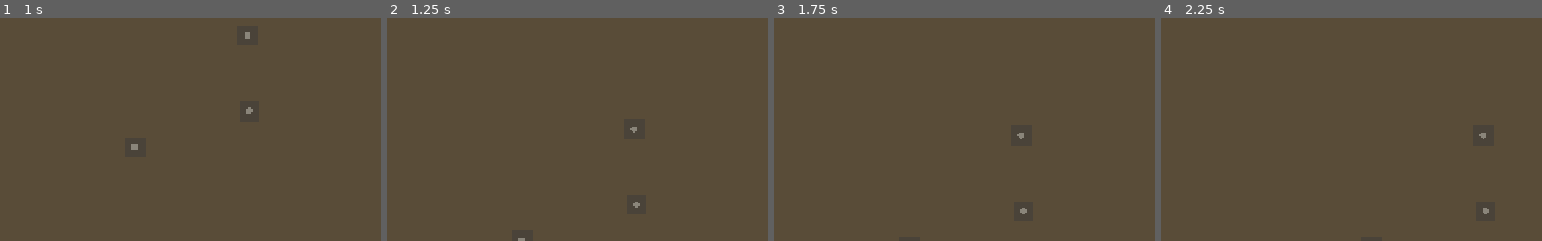
Above: before the commit, frames 1-4 (left to right).
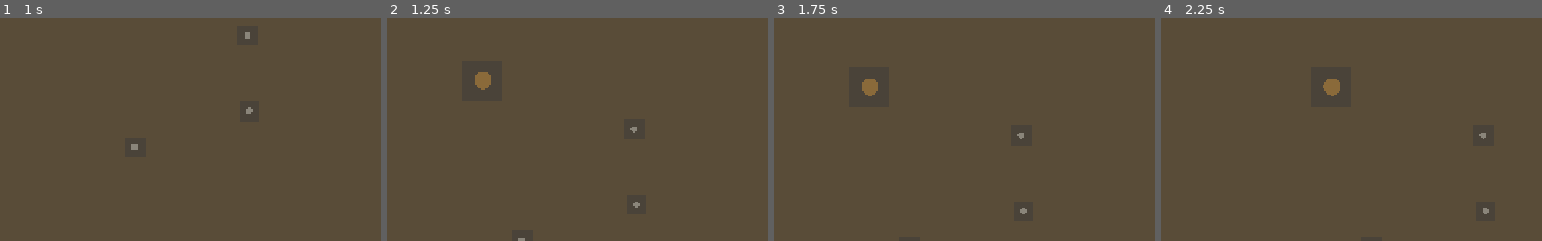
Above: after the commit, the same moments.

Repository: BeefSix/Carrion
Game: Godot game, scene res://scenes/Main.tscn
Two runs of this game, one before a commit and one after it. Both use one fixed random seed, a clock stepped at 60 frames per second and the inputs below.
Inputs (mouse positions are % of the whole screen's width and height, from its top left):
- Up to frame 1 (1 s): tap Enter at 0.5 s; move the mouse to (47, 71) at 0.52 s; hold W from 0.53 s (still down); click (47, 71) at 0.67 s
- Up to frame 2 (1.25 s): keep holding W
- Up to frame 3 (1.75 s): release W at 1.25 s; tap Space at 1.25 s; drag from (84, 66) to (47, 71) at 1.27 s
- Up to frame 4 (2.25 s): move the mouse to (21, 35) at 2.02 s; hold A from 2.03 s (still down)
The pictures show only the part of the screen within x 40-90%, y 0-50%; the shares and areas given below are measured in that part.

Frame 1 is identical in both runs. In frame 2, 0.3% of the frame differs, in the area x 23-28%, y 24-33%; in frame 3, 0.3%; in frame 4, 0.3%.

Commit message:
W3 begin: Tribal Camp + Walker gatherer (steps 23-24)
The Tribal side of the asymmetric thesis. Walker is what Looter is NOT: peaceful, zombie-immune, silent, slower.

Walker (faction=TRIBAL):
- HP 30, speed 80 px/s (vs Looter's 60/96)
- No magnum, no hunt, no avoidance, no flee
- Loots at 0 noise (Looter is 25/trip)
- Auto-finds nearest non-empty Lootable on idle, gathers, returns to nearest Tribal Camp
- Zombies ignore them automatically (Shambler's _update_target already filters faction == TRIBAL per W2S1-3)
- Right-click Lootable still works as explicit gather command

Tribal Camp:
- Same structural body as CommandPost but ochre faction icon (PALETTE_TRIBAL)
- One action: Build Walker (50 Salvage, 20s)
- Same production queue pattern as CP, simplified to int counter (only one unit type for now)

Both factions placed on the same map for side-by-side testing:
- CommandPost at (1280, 1280) center
- TribalCamp at (1280, 600) above

Salvage pool is shared - the faction picker (W3 step 30) will gate this properly later. For now you can play both side by side.

Asymmetric thesis test: Looter cycle is "kill zombies for salvage, return, repeat" (combat-coupled). Walker cycle is "walk to building, gather, return, repeat" (pure economy). With zombie-immunity, Tribal gathering should feel meditative compared to Military's tense extraction. That's the W3 feel checkpoint.

Co-Authored-By: Claude Opus 4.7 <noreply@anthropic.com>

Diff:
--- a/scenes/Main.tscn
+++ b/scenes/Main.tscn
@@ -6,6 +6,7 @@
 [ext_resource type="PackedScene" path="res://scenes/HUD.tscn" id="4_hud"]
 [ext_resource type="PackedScene" path="res://scenes/buildings/CommandPost.tscn" id="5_cp"]
 [ext_resource type="Script" path="res://scripts/NoiseField.gd" id="7_noise"]
+[ext_resource type="PackedScene" path="res://scenes/buildings/TribalCamp.tscn" id="8_tc"]
 
 [sub_resource type="NavigationPolygon" id="NavigationPolygon_main"]
 vertices = PackedVector2Array(0, 0, 2560, 0, 2560, 2560, 0, 2560)
@@ -38,6 +39,9 @@
 [node name="CommandPost" parent="." instance=ExtResource("5_cp")]
 position = Vector2(1280, 1280)
 
+[node name="TribalCamp" parent="." instance=ExtResource("8_tc")]
+position = Vector2(1280, 600)
+
 [node name="NoiseField" type="Node2D" parent="."]
 script = ExtResource("7_noise")
 
--- /dev/null
+++ b/scenes/buildings/TribalCamp.tscn
@@ -0,0 +1,16 @@
+[gd_scene load_steps=4 format=3]
+
+[ext_resource type="Script" path="res://scripts/TribalCamp.gd" id="1_tc"]
+[ext_resource type="PackedScene" path="res://scenes/units/Walker.tscn" id="2_walker"]
+
+[sub_resource type="RectangleShape2D" id="RectangleShape2D_tc"]
+size = Vector2(64, 64)
+
+[node name="TribalCamp" type="StaticBody2D" groups=["buildings"]]
+script = ExtResource("1_tc")
+body_color = Color(0.29, 0.263, 0.224, 1)
+size_pixels = Vector2(64, 64)
+walker_scene = ExtResource("2_walker")
+
+[node name="CollisionShape" type="CollisionShape2D" parent="."]
+shape = SubResource("RectangleShape2D_tc")
--- /dev/null
+++ b/scenes/units/Walker.tscn
@@ -0,0 +1,22 @@
+[gd_scene load_steps=3 format=3]
+
+[ext_resource type="Script" path="res://scripts/Walker.gd" id="1_walker"]
+
+[sub_resource type="RectangleShape2D" id="RectangleShape2D_walker"]
+size = Vector2(18, 18)
+
+[node name="Walker" type="CharacterBody2D" groups=["units", "player_units"]]
+script = ExtResource("1_walker")
+faction = 1
+max_hp = 30
+move_speed = 80.0
+body_color = Color(0.541, 0.416, 0.227, 1)
+size_px = 18
+
+[node name="CollisionShape" type="CollisionShape2D" parent="."]
+shape = SubResource("RectangleShape2D_walker")
+
+[node name="NavigationAgent" type="NavigationAgent2D" parent="."]
+path_desired_distance = 6.0
+target_desired_distance = 6.0
+radius = 9.0
--- /dev/null
+++ b/scripts/TribalCamp.gd
@@ -0,0 +1,82 @@
+class_name TribalCamp
+extends "res://scripts/Building.gd"
+
+const WALKER_COST := 50
+const WALKER_BUILD_TIME := 20.0
+const SPAWN_OFFSET := Vector2(0, 80)
+
+@export var walker_scene: PackedScene
+
+var _producing := false
+var _produce_timer := 0.0
+var _queue_count: int = 0
+
+
+func _ready() -> void:
+	super._ready()
+	add_to_group("tribal_camp")
+
+
+func get_action_count() -> int:
+	return 1
+
+
+func get_action_text(idx: int) -> String:
+	if idx == 0:
+		return "Build Walker (%d Salvage)" % WALKER_COST
+	return ""
+
+
+func get_action_available(idx: int) -> bool:
+	if idx == 0:
+		return GameState.can_spend(WALKER_COST)
+	return false
+
+
+func do_action(idx: int) -> void:
+	if idx != 0:
+		return
+	if not GameState.can_spend(WALKER_COST):
+		return
+	GameState.spend(WALKER_COST)
+	if _producing:
+		_queue_count += 1
+	else:
+		_start_production()
+
+
+func get_status_text() -> String:
+	if not _producing:
+		return ""
+	var t := "Building Walker... %.0fs" % _produce_timer
+	if _queue_count > 0:
+		t += "  •  Queued: %d" % _queue_count
+	return t
+
+
+func _start_production() -> void:
+	_producing = true
+	_produce_timer = WALKER_BUILD_TIME
+
+
+func _process(delta: float) -> void:
+	if _producing:
+		_produce_timer -= delta
+		if _produce_timer <= 0:
+			_spawn_walker()
+			_producing = false
+			if _queue_count > 0:
+				_queue_count -= 1
+				_start_production()
+
+
+func _spawn_walker() -> void:
+	if walker_scene == null:
+		return
+	var w = walker_scene.instantiate()
+	w.position = global_position + SPAWN_OFFSET
+	get_parent().add_child(w)
+
+
+func _draw_building_icon() -> void:
+	draw_circle(Vector2.ZERO, 14.0, PALETTE_TRIBAL)
--- /dev/null
+++ b/scripts/Walker.gd
@@ -0,0 +1,140 @@
+extends "res://scripts/Unit.gd"
+
+enum Sub { NONE, GATHER_APPROACH, GATHER_CHANNEL, GATHER_RETURN }
+
+const SALVAGE_PER_TRIP := 25
+const CHANNEL_TIME := 3.0
+const INTERACTION_RANGE := 48.0
+const SEARCH_RADIUS := 1000.0
+
+var _sub: Sub = Sub.NONE
+var _target_lootable = null
+var _home_base = null
+var _channel_timer := 0.0
+var _carrying := 0
+
+
+func gather_from(lootable) -> void:
+	if lootable == null or not is_instance_valid(lootable):
+		return
+	_target_lootable = lootable
+	_sub = Sub.GATHER_APPROACH
+	current_command = Command.GATHER
+	_nav.target_position = lootable.position
+
+
+func move_to(world_pos: Vector2) -> void:
+	super.move_to(world_pos)
+	_sub = Sub.NONE
+	_target_lootable = null
+
+
+func _physics_process(delta: float) -> void:
+	if current_command == Command.MOVE:
+		if not _follow_navigation():
+			current_command = Command.IDLE
+		return
+
+	if _sub == Sub.NONE:
+		if _carrying > 0:
+			_start_return_home()
+		else:
+			_try_find_lootable()
+
+	match _sub:
+		Sub.GATHER_APPROACH:
+			_tick_gather_approach()
+		Sub.GATHER_CHANNEL:
+			_tick_gather_channel(delta)
+		Sub.GATHER_RETURN:
+			_tick_gather_return()
+		_:
+			velocity = Vector2.ZERO
+
+
+func _try_find_lootable() -> void:
+	var best = null
+	var best_dist := SEARCH_RADIUS
+	for l in get_tree().get_nodes_in_group("lootable"):
+		if not is_instance_valid(l):
+			continue
+		if l.remaining_salvage <= 0:
+			continue
+		var d: float = global_position.distance_to(l.position)
+		if d <= best_dist:
+			best_dist = d
+			best = l
+	if best == null:
+		velocity = Vector2.ZERO
+		return
+	_target_lootable = best
+	_sub = Sub.GATHER_APPROACH
+	_nav.target_position = best.position
+
+
+func _start_return_home() -> void:
+	var camp = _find_nearest_camp()
+	if camp == null:
+		velocity = Vector2.ZERO
+		return
+	_home_base = camp
+	_sub = Sub.GATHER_RETURN
+	_nav.target_position = camp.position
+
+
+func _tick_gather_approach() -> void:
+	if _target_lootable == null or not is_instance_valid(_target_lootable):
+		_sub = Sub.NONE
+		return
+	if global_position.distance_to(_target_lootable.position) <= INTERACTION_RANGE:
+		_sub = Sub.GATHER_CHANNEL
+		_channel_timer = CHANNEL_TIME
+		velocity = Vector2.ZERO
+	else:
+		_follow_navigation()
+
+
+func _tick_gather_channel(delta: float) -> void:
+	velocity = Vector2.ZERO
+	_channel_timer -= delta
+	if _channel_timer <= 0.0:
+		if _target_lootable != null and is_instance_valid(_target_lootable) and _target_lootable.has_method("take_salvage"):
+			_carrying += _target_lootable.take_salvage(SALVAGE_PER_TRIP)
+		_home_base = _find_nearest_camp()
+		if _home_base == null:
+			_sub = Sub.NONE
+			current_command = Command.IDLE
+			return
+		_sub = Sub.GATHER_RETURN
+		_nav.target_position = _home_base.position
+
+
+func _tick_gather_return() -> void:
+	if _home_base == null or not is_instance_valid(_home_base):
+		_home_base = _find_nearest_camp()
+		if _home_base == null:
+			_sub = Sub.NONE
+			current_command = Command.IDLE
+			return
+		_nav.target_position = _home_base.position
+	if global_position.distance_to(_home_base.position) <= INTERACTION_RANGE:
+		if _carrying > 0:
+			GameState.add_salvage(_carrying)
+		_carrying = 0
+		_sub = Sub.NONE
+		velocity = Vector2.ZERO
+		return
+	_follow_navigation()
+
+
+func _find_nearest_camp():
+	var nearest = null
+	var nearest_dist := INF
+	for c in get_tree().get_nodes_in_group("tribal_camp"):
+		if not is_instance_valid(c):
+			continue
+		var d: float = global_position.distance_to(c.position)
+		if d < nearest_dist:
+			nearest_dist = d
+			nearest = c
+	return nearest
Not shown: 1 places in scenes/Main.tscn that only renumber resources
